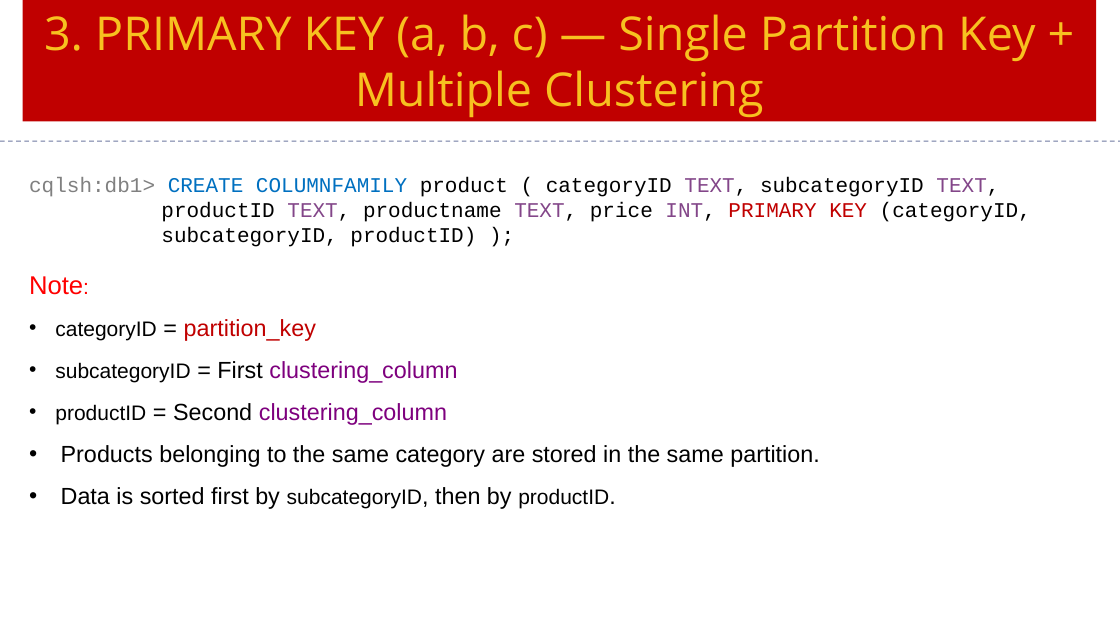
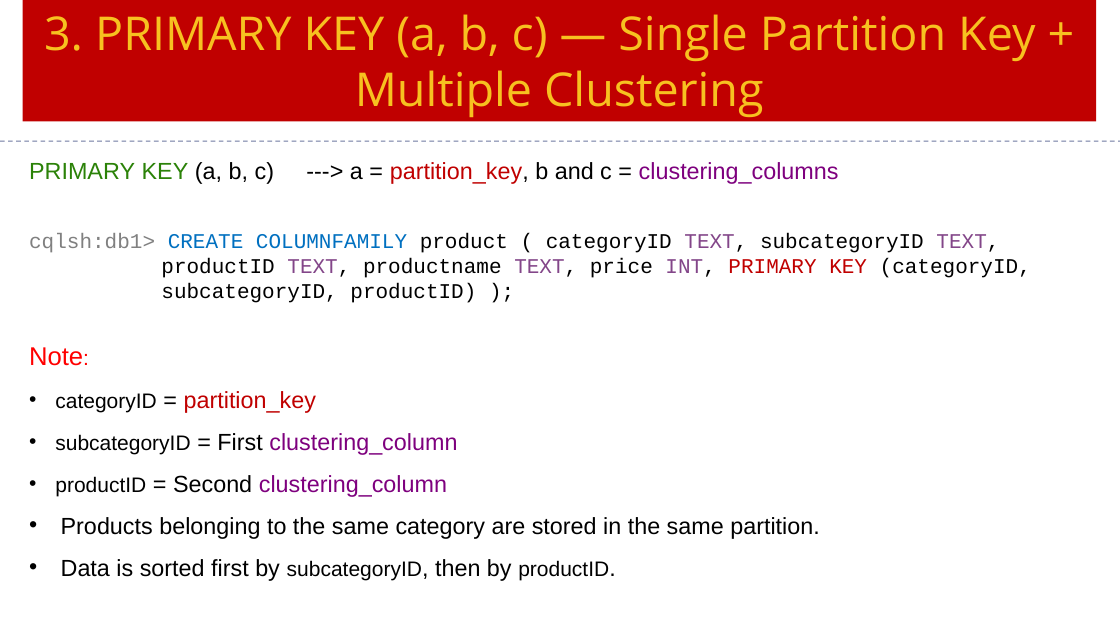
Before and after one commit to Saleel-Bagde/PPT-s, a slide deck: slide 21 of Cassandra Ver3.pptx. Drawn at 1120x630 pixels with LibreOffice and Linux fonts; fonts in the diff are those of the drawing. Boxes give left, top, right and bottom in pixels: in the first picture for what was removed or moved away, otherwise in the second. Text is boxed around its words. In the diff, an @@ line names an element or a change of style, - is before the commit and + after.

```diff
--- a/Cassandra Ver3.pptx
+++ b/Cassandra Ver3.pptx
@@ text added at [29, 162, 839, 184], 20 pt, text #000000 @@
+PRIMARY KEY (a, b, c) ---> a = partition_key, b and c = clustering_columns
@@ text "cqlsh:db1> CREATE COLUMNFAMILY product ( ...": place and size @@
-text "cqlsh:db1> CREATE COLUMNFAMILY product ( ..." at [29, 177, 1031, 247]
+text "cqlsh:db1> CREATE COLUMNFAMILY product ( ..." at [29, 233, 1031, 303]
@@ text "Note:": place and size @@
-text "Note:" at [29, 276, 820, 509]
+text "Note:" at [29, 347, 820, 581]
```
Also in this commit, not shown: 4 other slides changed.
